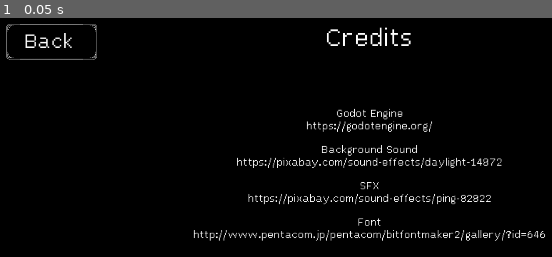
Above: before the commit, frame 1.
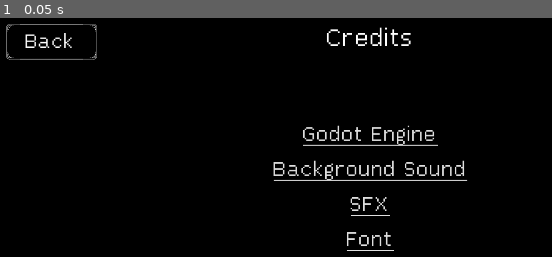
Above: after the commit, the same moment.

Repository: DragonCat4012/Switch
Game: Godot game, scene res://Scenes/Credits.tscn
The game is run twice, just before and just after one commit, with the same random seed, the same clock (stepped at 60 frames per second) and the same inputs. This scene is started directly instead of the project's main scene.
Inputs:
- Up to frame 1 (0.05 s): no input

The runs differ from the first frame. In frame 1, 4.7% of the frame differs, in the area x 35-99%, y 38-98%.

Commit message:
Update Credits Scene

Diff:
--- a/Scenes/Credits.tscn
+++ b/Scenes/Credits.tscn
@@ -4,10 +4,12 @@
 [ext_resource type="Script" path="res://Scenes/Credits.gd" id="1_vtwff"]
 [ext_resource type="Texture2D" uid="uid://cf83i6ab4h457" path="res://Sprites/button.PNG" id="2_lwigk"]
 
-[node name="Credits" type="Node2D"]
+[node name="Credits" type="Control"]
+layout_mode = 3
+anchors_preset = 0
 script = ExtResource("1_vtwff")
 
-[node name="Label" type="Label" parent="."]
+[node name="Title" type="Label" parent="."]
 offset_top = 59.0
 offset_right = 1919.0
 offset_bottom = 170.0
@@ -19,46 +21,50 @@
 
 [node name="VBoxContainer" type="VBoxContainer" parent="."]
 offset_left = 5.0
-offset_top = 281.0
+offset_top = 318.0
 offset_right = 1912.0
-offset_bottom = 634.0
+offset_bottom = 671.0
 theme_override_constants/separation = 30
 
-[node name="Label4" type="Label" parent="VBoxContainer"]
+[node name="CenterContainer" type="CenterContainer" parent="VBoxContainer"]
+layout_mode = 2
+
+[node name="Engine" type="LinkButton" parent="VBoxContainer/CenterContainer"]
 layout_mode = 2
 theme_override_fonts/font = ExtResource("1_byce8")
-theme_override_font_sizes/font_size = 30
-text = "Godot Engine
-https://godotengine.org/"
-horizontal_alignment = 1
-vertical_alignment = 1
+theme_override_font_sizes/font_size = 60
+text = "Godot Engine"
+uri = "https://godotengine.org/"
 
-[node name="Label" type="Label" parent="VBoxContainer"]
+[node name="CenterContainer2" type="CenterContainer" parent="VBoxContainer"]
+layout_mode = 2
+
+[node name="BackgroundSound" type="LinkButton" parent="VBoxContainer/CenterContainer2"]
 layout_mode = 2
 theme_override_fonts/font = ExtResource("1_byce8")
-theme_override_font_sizes/font_size = 30
-text = "Background Sound
-https://pixabay.com/sound-effects/daylight-14872"
-horizontal_alignment = 1
-vertical_alignment = 1
+theme_override_font_sizes/font_size = 60
+text = "Background Sound"
+uri = "https://pixabay.com/sound-effects/daylight-14872"
 
-[node name="Label2" type="Label" parent="VBoxContainer"]
+[node name="CenterContainer3" type="CenterContainer" parent="VBoxContainer"]
+layout_mode = 2
+
+[node name="SFX" type="LinkButton" parent="VBoxContainer/CenterContainer3"]
 layout_mode = 2
 theme_override_fonts/font = ExtResource("1_byce8")
-theme_override_font_sizes/font_size = 30
-text = "SFX
-https://pixabay.com/sound-effects/ping-82822"
-horizontal_alignment = 1
-vertical_alignment = 1
+theme_override_font_sizes/font_size = 60
+text = "SFX"
+uri = "https://pixabay.com/sound-effects/ping-82822"
 
-[node name="Label3" type="Label" parent="VBoxContainer"]
+[node name="CenterContainer4" type="CenterContainer" parent="VBoxContainer"]
+layout_mode = 2
+
+[node name="Font" type="LinkButton" parent="VBoxContainer/CenterContainer4"]
 layout_mode = 2
 theme_override_fonts/font = ExtResource("1_byce8")
-theme_override_font_sizes/font_size = 30
-text = "Font
-http://www.pentacom.jp/pentacom/bitfontmaker2/gallery/?id=646"
-horizontal_alignment = 1
-vertical_alignment = 1
+theme_override_font_sizes/font_size = 60
+text = "Font"
+uri = "http://www.pentacom.jp/pentacom/bitfontmaker2/gallery/?id=646"
 
 [node name="buttonBackTexture" type="Sprite2D" parent="."]
 position = Vector2(194, 122)
